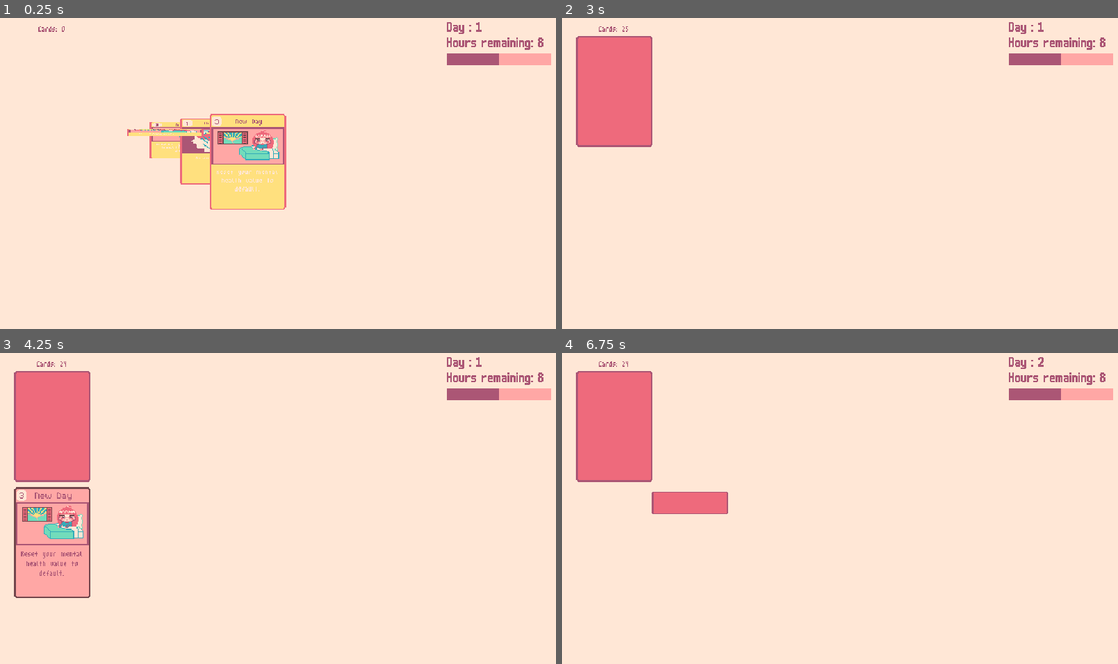
Above: before the commit, frames 1-4 (two rows, left to right).
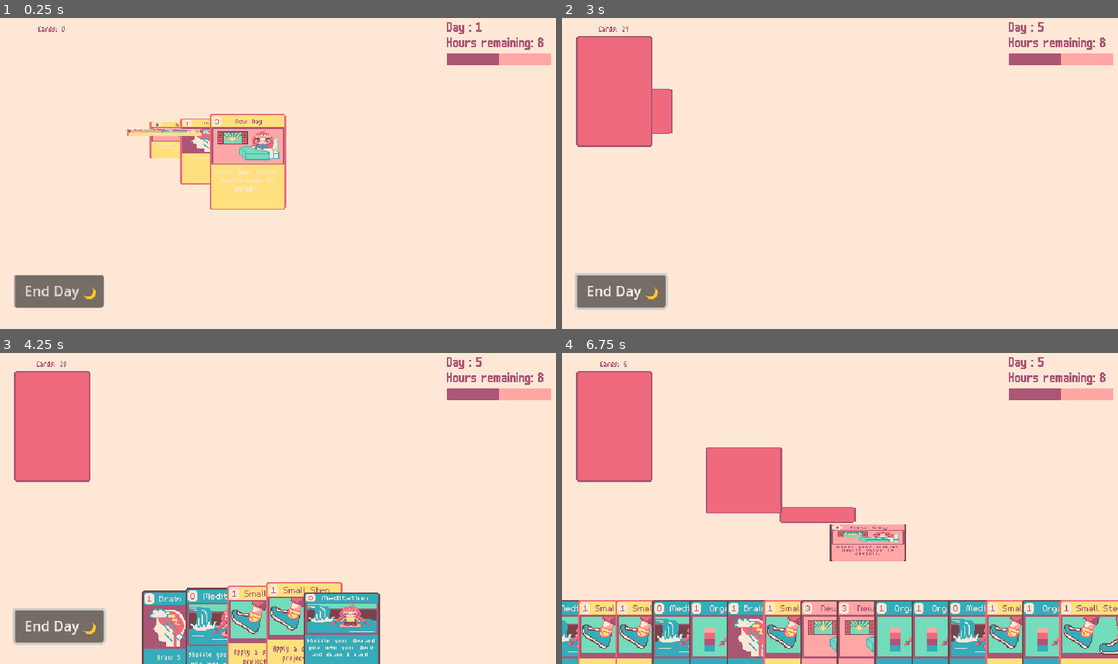
Above: after the commit, the same moments.

Repository: robert-brosh23/DeckbuilderGame
Game: Godot game, scene res://main.tscn
Two runs of this game, one before a commit and one after it. Both use one fixed random seed, a clock stepped at 60 frames per second and the inputs below.
Inputs (mouse positions are in pixels of both pictures, inside the frame that each line leads up to):
- Up to frame 1 (0.25 s): no input
- Up to frame 2 (3 s): click (623, 291) at 0.5 s, where only the run after the commit has a clickable "End Day 🌙"; click (623, 291) at 1.25 s, where only the run after the commit has a clickable "End Day 🌙"; click (623, 291) at 2 s, where only the run after the commit has a clickable "End Day 🌙"; tap Enter at 2.75 s; move the mouse to (962, 157) at 2.77 s; click (962, 157) at 2.85 s
- Up to frame 3 (4.25 s): move the mouse to (166, 524) at 3.52 s; tap E (discard_card_from_deck) at 3.6 s
- Up to frame 4 (6.75 s): move the mouse to (895, 440) at 4.27 s; tap Q (draw_card) at 4.35 s; move the mouse to (812, 570) at 5.02 s; tap W (re_shuffle_deck) at 5.1 s; move the mouse to (1006, 555) at 5.77 s; click (1006, 555) at 5.85 s; tap Y (debug_next_day, bound only before the commit) at 6.4 s; move the mouse to (673, 461) at 6.52 s; tap E (discard_card_from_deck) at 6.6 s

The runs differ from the first frame. In frame 1, 1.7% of the frame differs, in the area x 2-19%, y 82-94%; in frame 2, 2.6%; in frame 3, 16%; in frame 4, 25%, in the area x 0-100%, y 1-100%.

Commit message:
Add end turn button and start work on projects. Sorry for the lines freaking out, I can look into getting GIT to not change my line endings. The vision is to have a little scene for projects as the factory. When the data record is loaded in, it customizes the template appropriately. Might be doing that very wrong, lol Next on the to-do list is add some level 1 projects and construct them on game start.

Diff:
--- /dev/null
+++ b/card/card_data/cards/lock_in.tres
@@ -0,0 +1,12 @@
+[gd_resource type="Resource" script_class="CardData" load_steps=2 format=3 uid="uid://b43ylmbd4eji6"]
+
+[ext_resource type="Script" uid="uid://bevi4n8n1jvud" path="res://card/card_data/card_data.gd" id="1_6xnth"]
+
+[resource]
+script = ExtResource("1_6xnth")
+card_name = "Lock In"
+card_cost = 5
+card_description = null
+card_type = null
+card_title_offset = null
+metadata/_custom_type_script = "uid://bevi4n8n1jvud"
--- /dev/null
+++ b/end_turn.gd
@@ -0,0 +1,11 @@
+extends Button
+
+
+# Called when the node enters the scene tree for the first time.
+func _ready() -> void:
+	pass # Replace with function body.
+
+
+# Called every frame. 'delta' is the elapsed time since the previous frame.
+func _process(delta: float) -> void:
+	pass
--- a/main.gd
+++ b/main.gd
@@ -20,8 +20,6 @@
 		debug_add_hours()
 	if Input.is_action_just_pressed("debug_decrease_mental_health"):
 		debug_decrease_mental_health()
-	if Input.is_action_just_pressed("debug_next_day"):
-		debug_next_day()
 
 func debug_draw_card_from_deck() -> void:
 	CardsManager.draw_card_from_deck()
@@ -37,6 +35,3 @@
 
 func debug_decrease_mental_health() -> void:
 	game_manager.mental_health -= 1
-
-func debug_next_day() -> void:
-	game_manager.go_to_next_day()
--- a/main.tscn
+++ b/main.tscn
@@ -11,6 +11,9 @@
 [ext_resource type="Resource" uid="uid://dubw1i8dw6h3h" path="res://card/card_data/cards/brain_blast.tres" id="8_efxa6"]
 [ext_resource type="PackedScene" uid="uid://bvnrpwbicsfub" path="res://discard_pile/discard_pile.tscn" id="10_4c57u"]
 [ext_resource type="PackedScene" uid="uid://csdmhd25lpc0t" path="res://game_manager/game_manager.tscn" id="10_efxa6"]
+[ext_resource type="Script" uid="uid://bxegv3wgcxhn1" path="res://end_turn.gd" id="12_dg77c"]
+
+[sub_resource type="PlaceholderTexture2D" id="PlaceholderTexture2D_efxa6"]
 
 [node name="Main" type="Node2D" node_paths=PackedStringArray("deck", "hand", "discard_pile", "game_manager")]
 script = ExtResource("1_0xm2m")
@@ -53,3 +56,14 @@
 
 [node name="GameManager" parent="CanvasLayer" instance=ExtResource("10_efxa6")]
 card_data_debug = Array[ExtResource("4_4c57u")]([ExtResource("8_5vw27"), ExtResource("8_5vw27"), ExtResource("8_efxa6") …(530 unchanged characters)…
+
+[node name="EndTurn" type="Button" parent="."]
+offset_left = -304.0
+offset_top = 117.0
+offset_right = -201.0
+offset_bottom = 155.0
+text = "End Day 🌙"
+icon = SubResource("PlaceholderTexture2D_efxa6")
+script = ExtResource("12_dg77c")
+
+[connection signal="pressed" from="EndTurn" to="CanvasLayer/GameManager" method="go_to_next_day"]
--- a/project.godot
+++ b/project.godot
@@ -65,11 +65,6 @@
 "events": [Object(InputEventKey,"resource_local_to_scene":false,"resource_name":"","device":-1,"window_id":0,"alt_press …(192 unchanged characters)…
 ]
 }
-debug_next_day={
-"deadzone": 0.2,
-"events": [Object(InputEventKey,"resource_local_to_scene":false,"resource_name":"","device":-1,"window_id":0,"alt_pressed":false,"shift_pressed":false,"ctrl_pressed":false,"meta_pressed":false,"pressed":false,"keycode":0,"physical_keycode":89,"key_label":0,"unicode":121,"location":0,"echo":false,"script":null)
-]
-}
 
 [rendering]
 
--- /dev/null
+++ b/projects/project.gd
@@ -0,0 +1,38 @@
+extends Control
+class_name Project
+
+signal projectFinished
+
+@export var type: String
+var targetProgress : int
+var currentProgress = 0
+
+func init(template: Project_Resource):
+	targetProgress = template.targetProgress;
+	$RichTextLabel.add_text(template.displayName)
+	$ProgressBar.set_max(template.targetProgress)
+	type = template.type
+	var color
+	match type:
+		'tech':
+			color = Color.CORNFLOWER_BLUE
+		'art':
+			color = Color.AQUAMARINE
+		'wisdom':
+			color = Color.HOT_PINK
+	$Background.set_color(color)
+
+
+func progress(progress_amount: int):
+	currentProgress += progress_amount
+	$ProgressBar.set_value(currentProgress)
+
+
+# Called when the node enters the scene tree for the first time.
+func _ready() -> void:
+	pass # Replace with function body.
+
+
+# Called every frame. 'delta' is the elapsed time since the previous frame.
+func _process(delta: float) -> void:
+	pass
--- /dev/null
+++ b/projects/project.tscn
@@ -0,0 +1,37 @@
+[gd_scene load_steps=2 format=3 uid="uid://btnaw73ei341f"]
+
+[ext_resource type="Script" uid="uid://clx017qp8yyam" path="res://projects/project.gd" id="1_hco3b"]
+
+[node name="Project" type="Control"]
+layout_mode = 3
+anchor_right = 1.0
+anchor_bottom = 0.172
+offset_bottom = 0.079998
+grow_horizontal = 2
+grow_vertical = 2
+script = ExtResource("1_hco3b")
+
+[node name="Background" type="ColorRect" parent="."]
+layout_mode = 0
+offset_right = 635.0
+offset_bottom = 63.0
+color = Color(0.925362, 0.43842, 0.741827, 1)
+
+[node name="RichTextLabel" type="RichTextLabel" parent="."]
+z_index = 1
+layout_mode = 0
+offset_right = 636.0
+offset_bottom = 29.0
+text = "Sample Project"
+fit_content = true
+horizontal_alignment = 1
+
+[node name="ProgressBar" type="ProgressBar" parent="."]
+layout_mode = 1
+anchors_preset = -1
+offset_left = 34.0
+offset_top = 30.0
+offset_right = 610.0
+offset_bottom = 57.0
+value = 50.0
+show_percentage = false
--- /dev/null
+++ b/projects/project_resource.gd
@@ -0,0 +1,8 @@
+class_name  Project_Resource
+extends Resource
+
+@export var displayName: String
+@export var type: String
+@export var targetProgress: int
+
+## add a bunch of stuff here for rewards, etc
Not shown, added: end_turn.gd.uid
Not shown: 1 places in main.tscn that only renumber resources
Not shown, added: projects/project.gd.uid
Not shown, added: projects/project_resource.gd.uid
